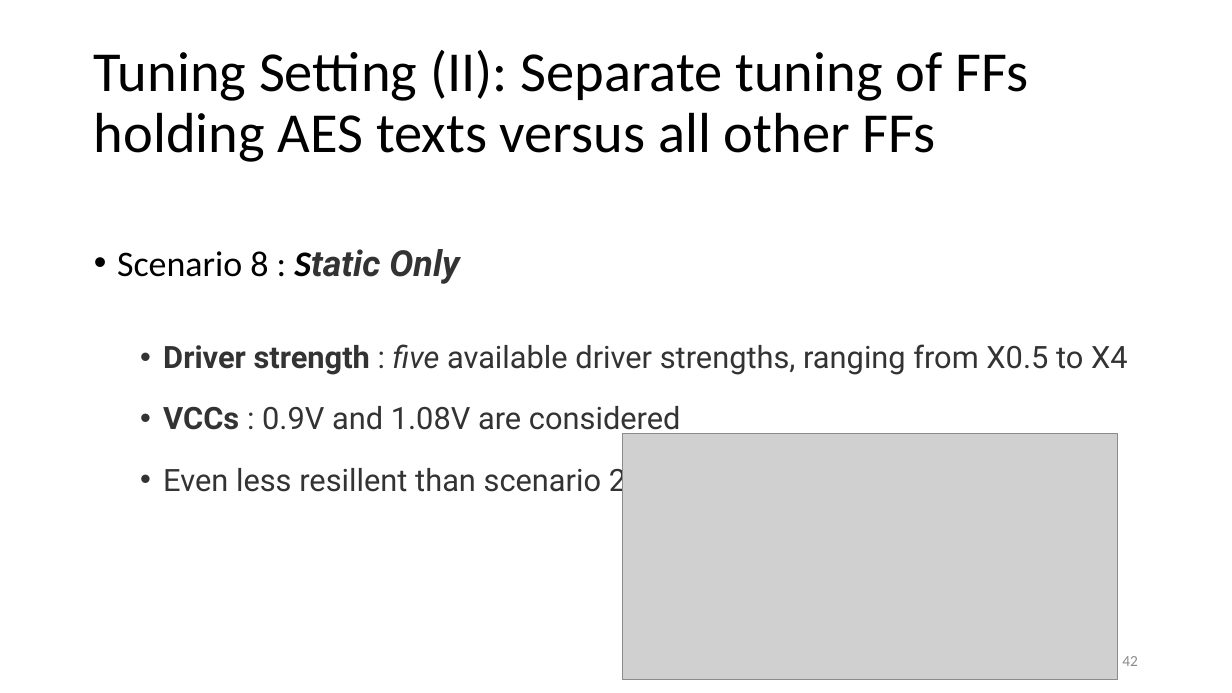
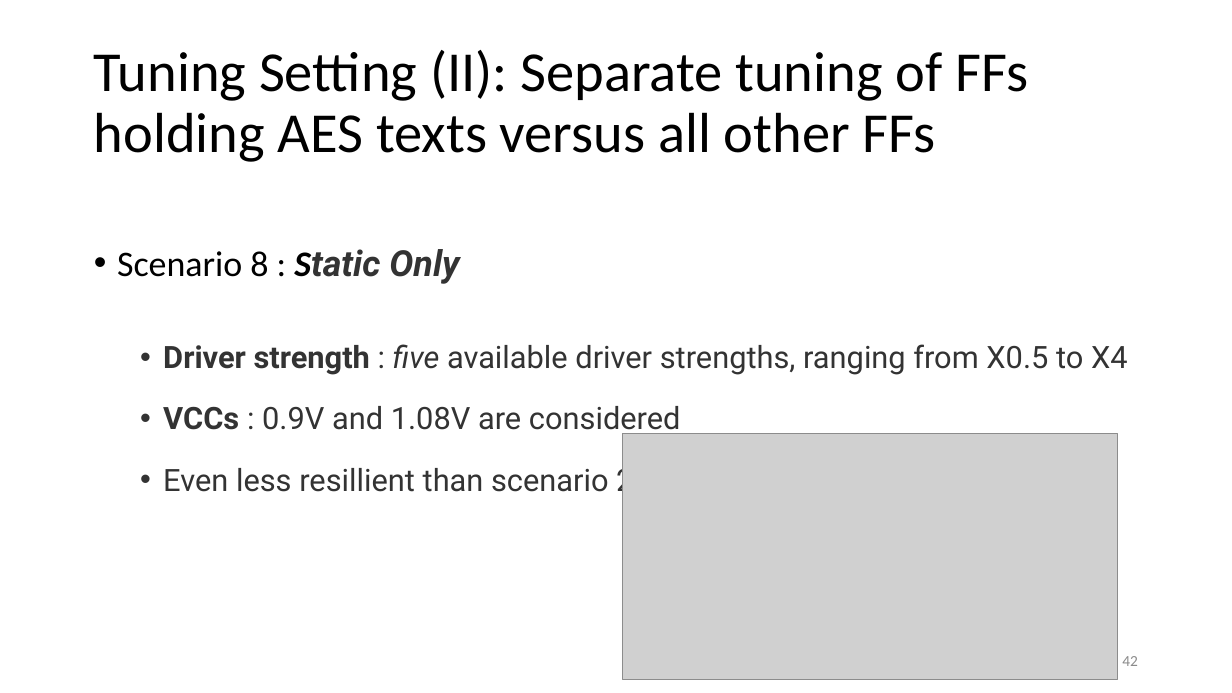
Before and after one commit to Pacific-Feng-Studuies/Studied-Papers, a slide deck: slide 43 of GM/X-Volt Joint Tuning of Driver Strengths and Supply Voltages/X-Volt Joint Tuning of Driver Strengths and Supply Voltages.pptx. Drawn at 1232x693 pixels with LibreOffice and Linux fonts; fonts in the diff are those of the drawing; grey boxes stand for pictures. Boxes give left, top, right and bottom in pixels: in the first picture for what was removed or moved away, otherwise in the second. Text is boxed around its words. In the diff, an @@ line names an element or a change of style, - is before the commit and + after.

```diff
--- a/GM/X-Volt Joint Tuning of Driver Strengths and Supply Voltages/X-Volt Joint Tuning of Driver Strengths and Supply Voltages.pptx
+++ b/GM/X-Volt Joint Tuning of Driver Strengths and Supply Voltages/X-Volt Joint Tuning of Driver Strengths and Supply Voltages.pptx
@@ text at (163,463,633,499): text changed @@
-  • Even less resillent than scenario 2
+  • Even less resillient than scenario 2
```
Also in this commit, not shown: 3 other slides changed.
